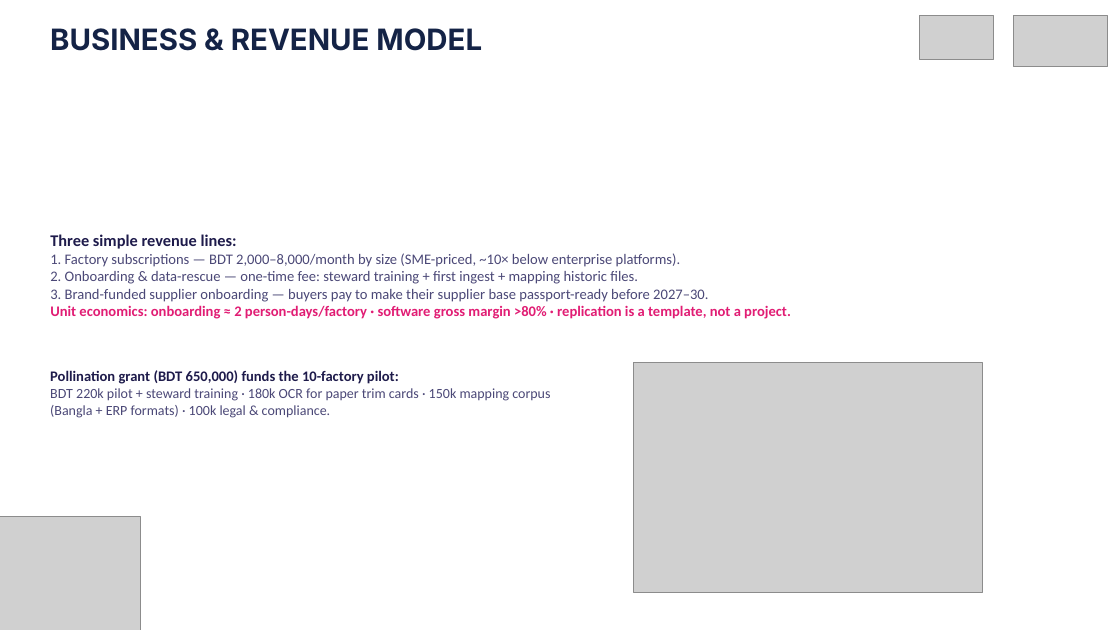
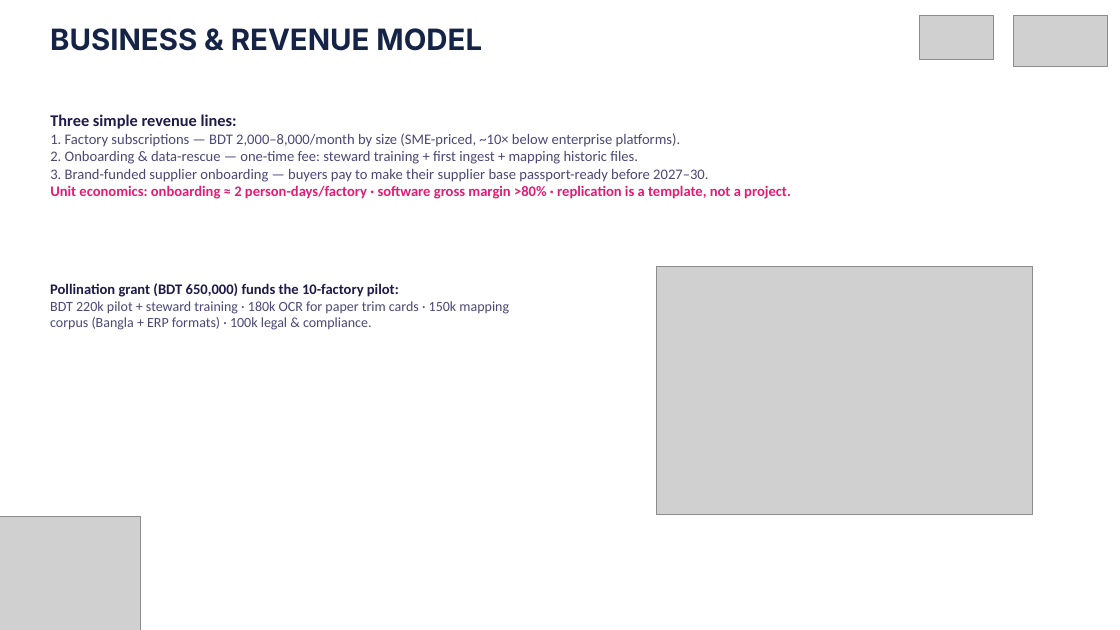
Before and after one commit to rudra496/porichoy, a slide deck: slide 5 of deck/Porichoy_Pitch_Deck.pptx. Drawn at 1120x630 pixels with LibreOffice and Linux fonts; fonts in the diff are those of the drawing; grey boxes stand for pictures. Boxes give left, top, right and bottom in pixels: in the first picture for what was removed or moved away, otherwise in the second. Text is boxed around its words. In the diff, an @@ line names an element or a change of style, - is before the commit and + after.

```diff
--- a/deck/Porichoy_Pitch_Deck.pptx
+++ b/deck/Porichoy_Pitch_Deck.pptx
@@ text "Three simple revenue lines:" moved from (x1=50, y1=234, x2=791, y2=319) to (x1=50, y1=114, x2=791, y2=199) @@
@@ picture resized from (x1=634, y1=363, x2=983, y2=592) to (x1=657, y1=266, x2=1033, y2=514) @@
@@ text "Pollination grant (BDT 650,000) funds ..." rewrapped from (x1=50, y1=370, x2=550, y2=418) to (x1=50, y1=283, x2=509, y2=330) @@
```
Also in this commit, not shown: 6 other slides changed, 1 other file.
